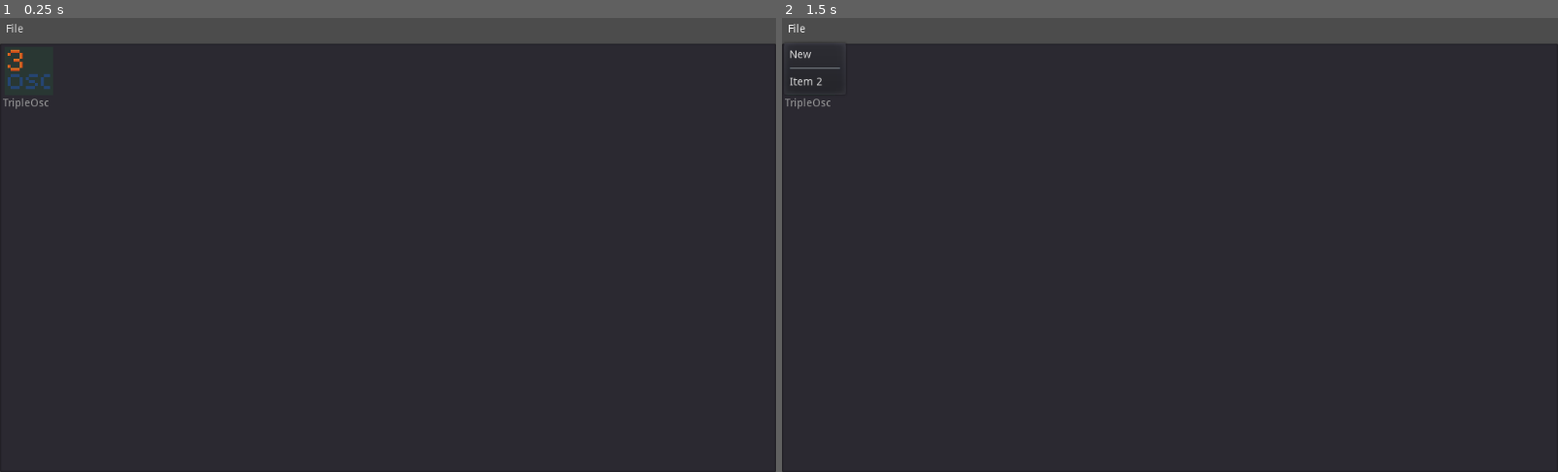
Above: before the commit, frames 1-2 (left to right).
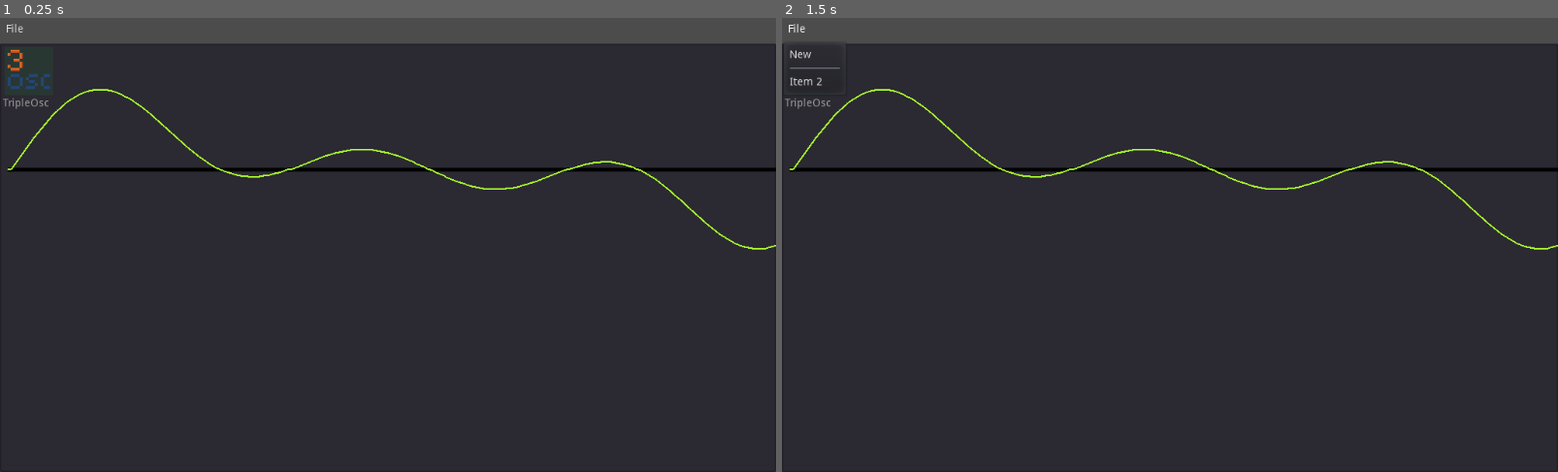
Above: after the commit, the same moments.

Repository: QuadCubedStudios/GoDAW
Game: Godot game, scene res://Main.tscn
The game is run twice, just before and just after one commit, with the same random seed, the same clock (stepped at 60 frames per second) and the same inputs.
Inputs:
- Up to frame 1 (0.25 s): no input
- Up to frame 2 (1.5 s): click "File" at 0.5 s; click "File" at 1.25 s

The runs differ from the first frame. In frame 1, 1.3% of the frame differs, in the area x 1-100%, y 15-52%; in frame 2, 1.3%.

Commit message:
updated waves 🔝

Diff:
--- a/Main.gd
+++ b/Main.gd
@@ -25,6 +25,10 @@
 func _ready():
 	load_instruments()
 	var osc = GoDAW.get_instrument("TripleOsc")
+	var wave = Wave.new(osc.create_sample())
+	wave.position += Vector2(10, 200)
+	wave.x_index=5
+	add_child(wave)
 	# Set stream and play
 	#player.stream = osc.create_sample()
 	#player.play()
--- a/project.godot
+++ b/project.godot
@@ -19,6 +19,11 @@
 "language": "GDScript",
 "path": "res://Instruments/TripleOsc/instrument.gd"
 }, {
+"base": "Node2D",
+"class": "Wave",
+"language": "GDScript",
+"path": "res://util/Wave.gd"
+}, {
 "base": "Reference",
 "class": "Waveforms",
 "language": "GDScript",
@@ -26,8 +31,8 @@
 } ]
 _global_script_class_icons={
 "Instrument": "",
-"MIDI": "",
 "TripleOsc": "",
+"Wave": "",
 "Waveforms": ""
 }
 
--- /dev/null
+++ b/util/Wave.gd
@@ -0,0 +1,45 @@
+class_name Wave extends Node2D
+
+var data : PoolByteArray = PoolByteArray([]) setget set_data
+var zero : Color = Color.black setget set_zero
+var wave_color : Color = Color.greenyellow setget set_wave
+var x_index : int = 20 setget set_x_index
+
+
+func _init(audio : AudioStreamSample):
+	data = audio.data
+	update()
+
+
+func set_data(value : PoolByteArray):
+	data = value
+	update()
+
+
+func set_zero(value : Color):
+	zero = value
+	update()
+
+
+func set_wave(value : Color):
+	wave_color = value
+	update()
+
+
+func set_x_index(value : int):
+	x_index = value
+	update()
+
+
+func sign_extend(value, bits):
+	var sign_bit = 1 << (bits - 1)
+	return (value & (sign_bit - 1)) - (value & sign_bit)
+
+
+func _draw():
+	var start = Vector2(0, 0)
+	draw_line(Vector2.ZERO, Vector2(5000, 0), zero, 5)
+	for i in self.data:
+		var end = Vector2(start.x + x_index, sign_extend(-i, 8))
+		draw_line(start, end, wave_color, 2)
+		start = end
